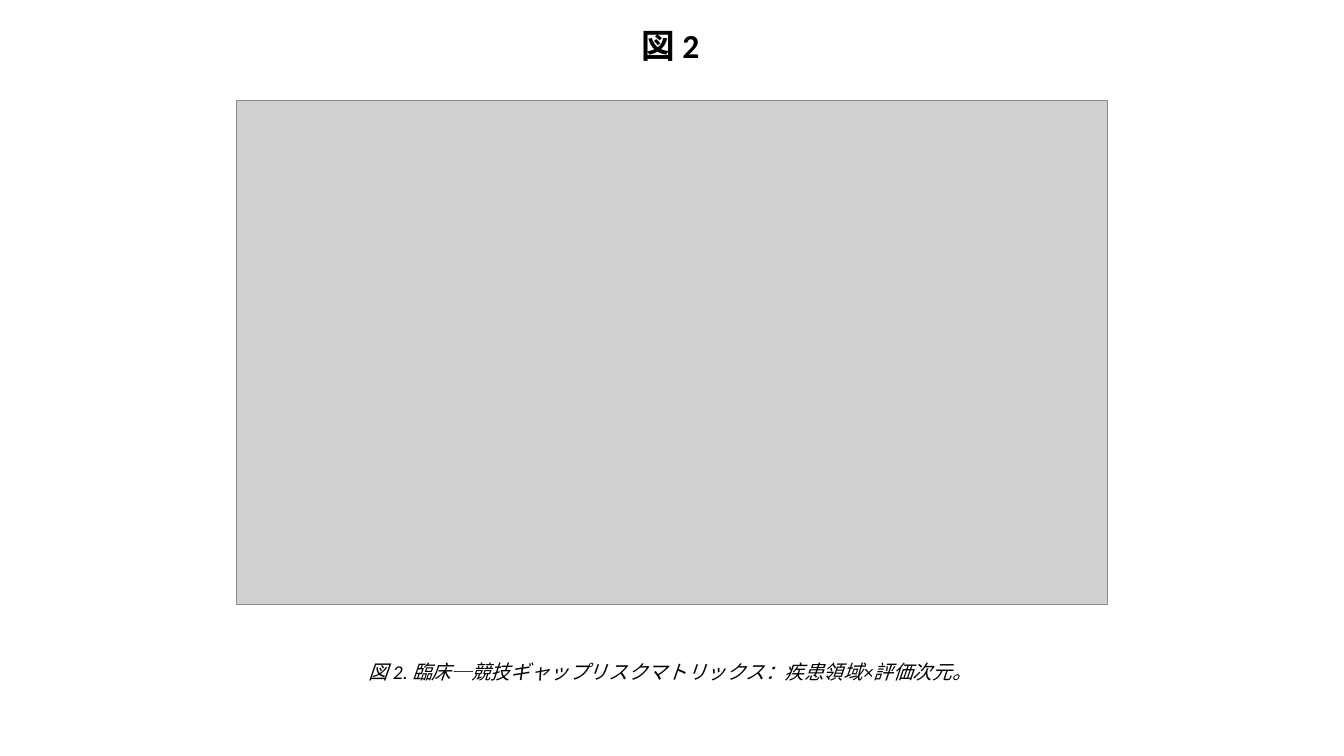
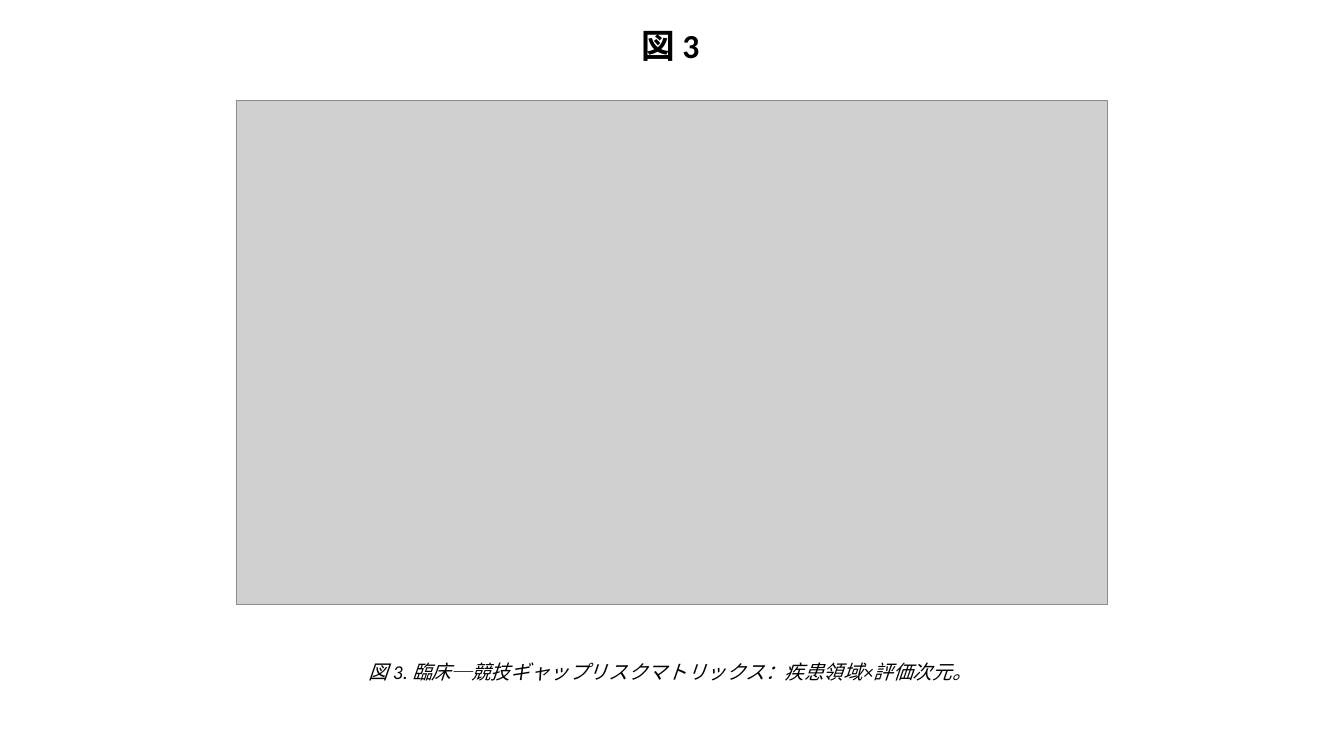
Before and after one commit to bougtoir/wada-tue-scoping-review, a slide deck: slide 3 of wada-tue-scoping-review/manuscripts/SCJ_Figures_Japanese.pptx (slide 2 before the commit). Drawn at 1344x756 pixels with LibreOffice and Linux fonts; fonts in the diff are those of the drawing; grey boxes stand for pictures. Boxes give left, top, right and bottom in pixels: in the first picture for what was removed or moved away, otherwise in the second. Text is boxed around its words. In the diff, an @@ line names an element or a change of style, - is before the commit and + after.

```diff
--- a/wada-tue-scoping-review/manuscripts/SCJ_Figures_Japanese.pptx
+++ b/wada-tue-scoping-review/manuscripts/SCJ_Figures_Japanese.pptx
@@ text at (641,31,699,61): text changed @@
-図 2
+図 3
@@ text at (369,662,972,681): text changed @@
-図 2. 臨床─競技ギャップリスクマトリックス：疾患領域×評価次元。
+図 3. 臨床─競技ギャップリスクマトリックス：疾患領域×評価次元。
```
Also in this commit, not shown: 2 other slides changed, 19 other files.
